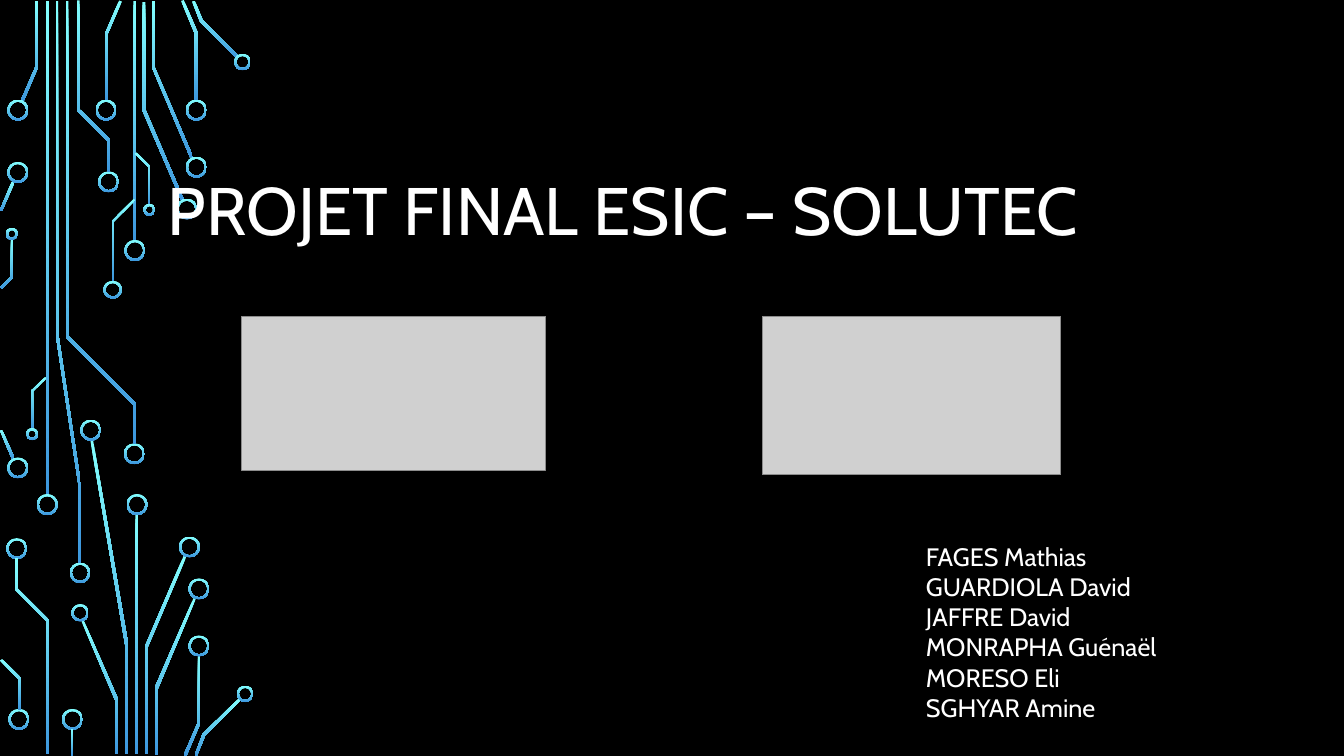
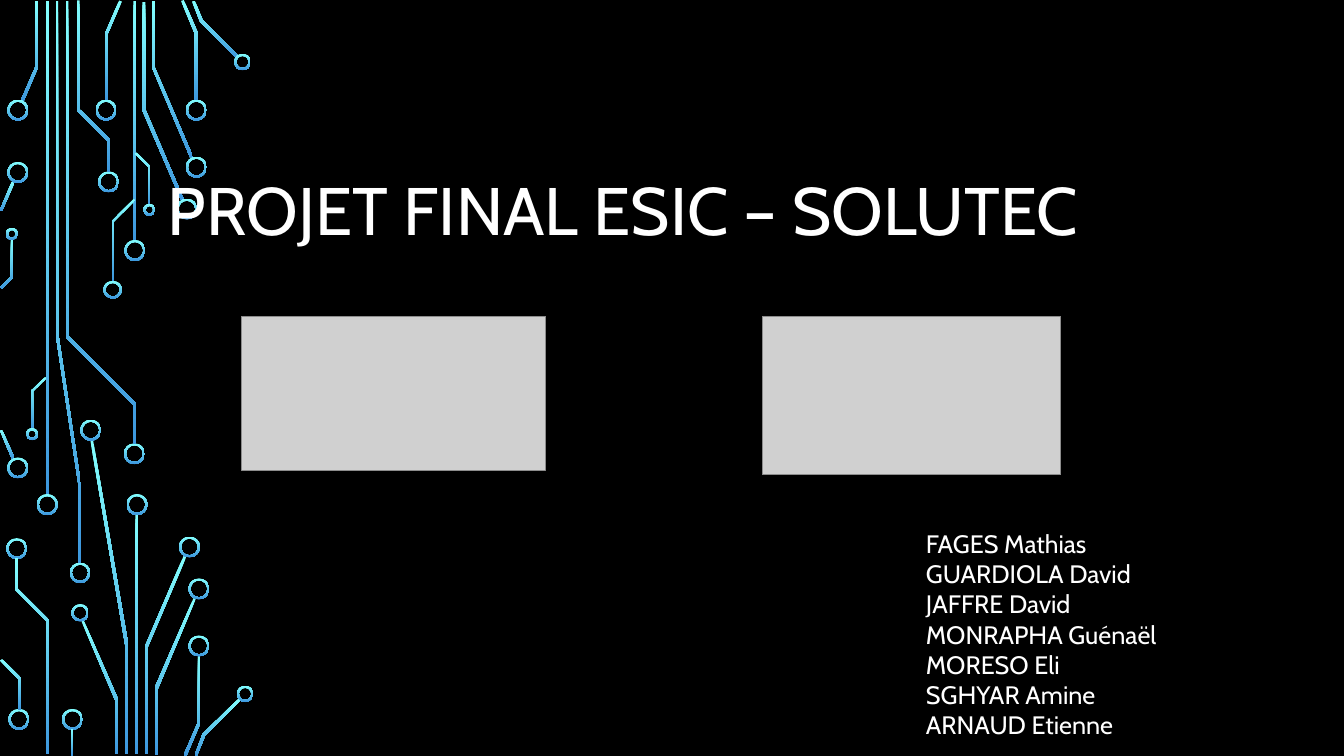
Before and after one commit to EtienneArnd/SolutecProject2018dev3, a slide deck: slide 1 of Projet final ESIC – SOLUTEC.pptx. Drawn at 1344x756 pixels with LibreOffice and Linux fonts; fonts in the diff are those of the drawing; grey boxes stand for pictures; background and template pictures are left out. Boxes give left, top, right and bottom in pixels: in the first picture for what was removed or moved away, otherwise in the second. Text is boxed around its words. In the diff, an @@ line names an element or a change of style, - is before the commit and + after.

```diff
--- a/Projet final ESIC – SOLUTEC.pptx
+++ b/Projet final ESIC – SOLUTEC.pptx
@@ text "FAGES Mathias": place and size @@
-text "FAGES Mathias" at box(926, 547, 1156, 718)
+text "FAGES Mathias" at box(926, 534, 1156, 735)
@@ text at box(926, 716, 1113, 735): paragraph added @@
+ARNAUD Etienne
```
Also in this commit, not shown: 3 other slides changed, 2 slides added.
